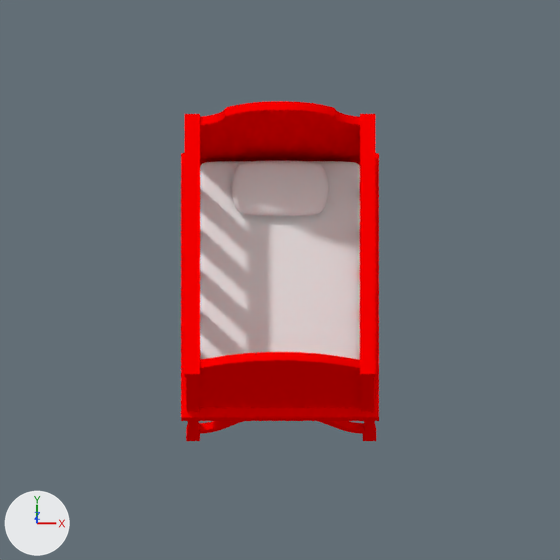
Two versions of the Blender file Source/blend/structures.blend, one commit apart.
Both versions are drawn from the file's camera 'Camera.001'. Every picture has the same lights, and +X, +Y and +Z are marked at lower left.
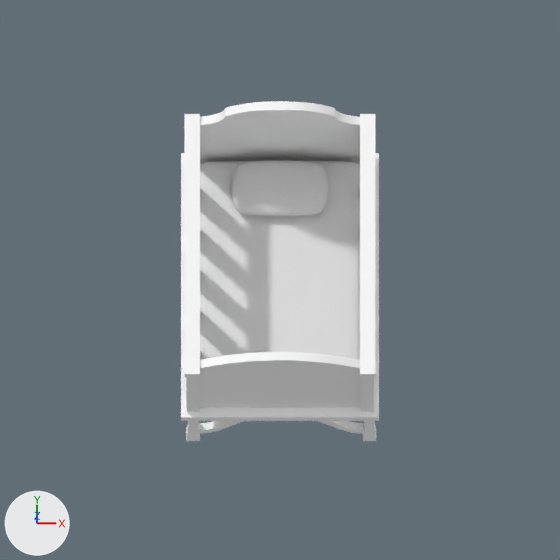
Where the change shows, as pixel boxes (x1, y1, x2, y2) in the pictures (560 x 560 px):
'Plane.003', recoloured (red to white)
    both: (199, 114, 361, 408)
'Cube.004', recoloured (red to white)
    both: (185, 114, 375, 378)
'Plane.001', recoloured (red to white)
    both: (181, 153, 379, 421)
'BezierCurve.004', recoloured (red to white)
    both: (200, 101, 360, 129)
'BezierCurve.005', recoloured (red to white)
    both: (200, 352, 360, 372)
'Plane.002', recoloured (red to white)
    both: (186, 378, 374, 412)
'BezierCurve.003', recoloured (red to white)
    both: (199, 421, 364, 434)
'Cube.001', recoloured (red to white)
    both: (186, 421, 376, 441)

Diff of the bpy script that builds the scene:
```diff
--- a/Source/blend/structures.blend.py
+++ b/Source/blend/structures.blend.py
@@ mat_cribmaterial @@
 mat_cribmaterial = diffuse_material('CribMaterial')
-mat_cribmaterial.base_color = (1.0, 0.0, 0.0)  # red #ff0000
+mat_cribmaterial.base_color = (1.0, 1.0, 1.0)  # white #ffffff
```
